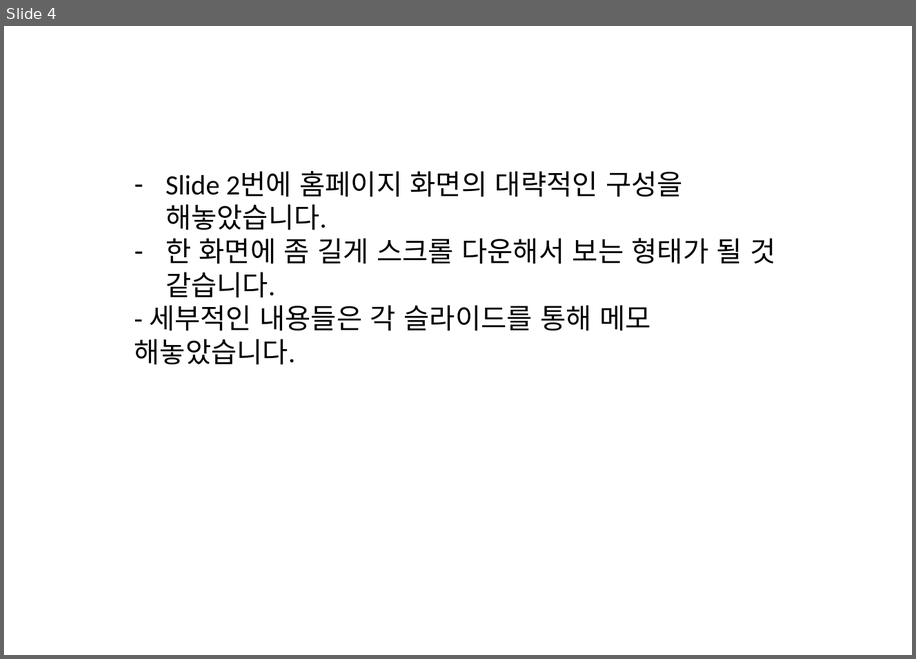
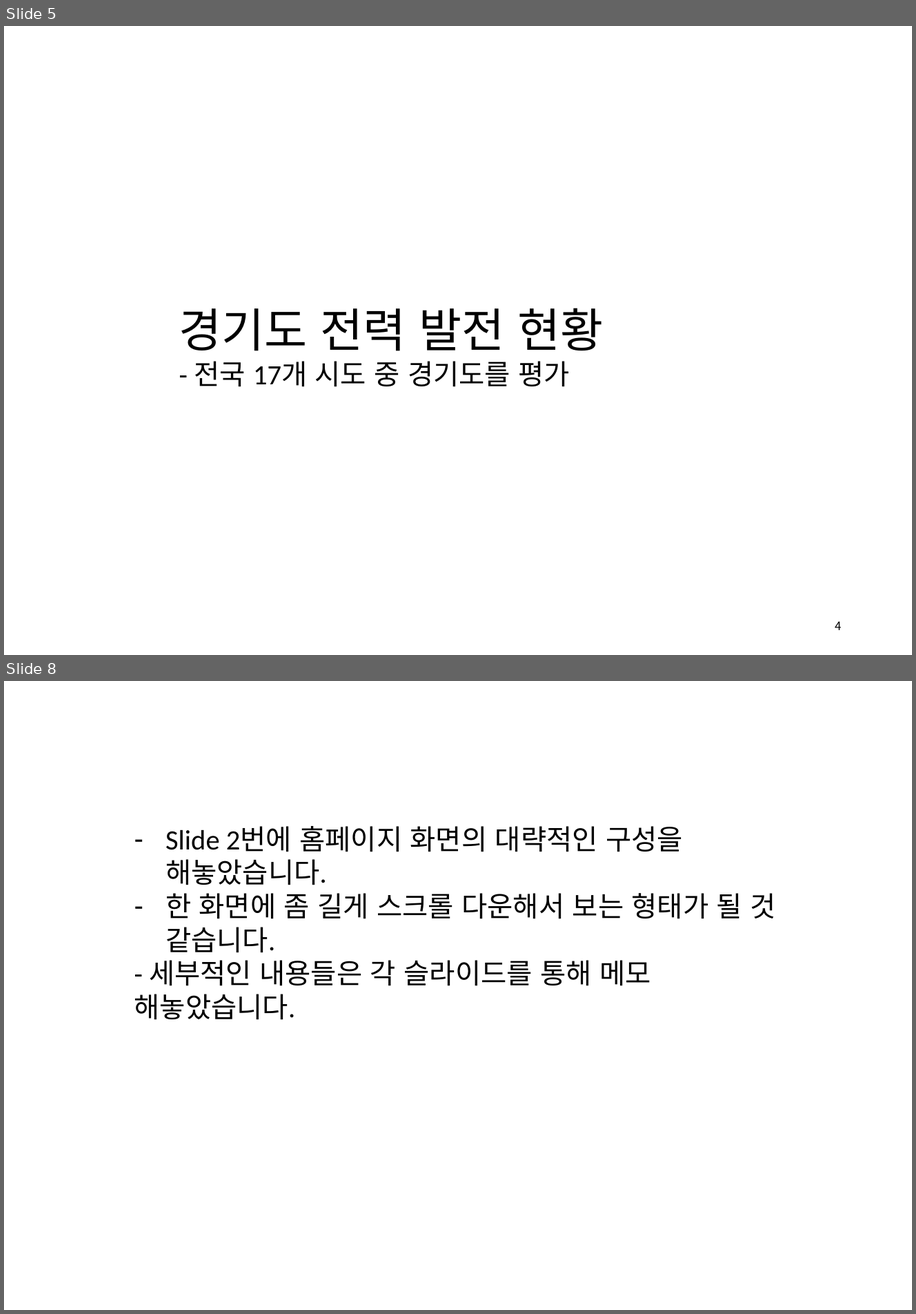
Before and after one commit to meandthey/platForm, a slide deck: 전력공급/전력공급현황_화면구성.pptx. Shown one above the other, each under a label of ours: slide 4 before the commit, slides 5 and 8 after it; the slides between them are not shown. The pictures are 916x659 and 916x1314 pixels, drawn with LibreOffice and Linux fonts; fonts in the diff are those of the drawing. Boxes give left, top, right and bottom in pixels: in the first picture for what was removed or moved away, otherwise in the second. Text is boxed around its words. In the diff, an @@ line names an element or a change of style, - is before the commit and + after.

```diff
--- a/전력공급/전력공급현황_화면구성.pptx
+++ b/전력공급/전력공급현황_화면구성.pptx
@@ slide 5 added at <box>4,26,912,655</box>, background #FFFFFF @@
@@ text added at <box>179,308,603,387</box>, 24 pt, text #000000 @@
+경기도 전력 발전 현황
+- 전국 17개 시도 중 경기도를 평가
@@ page number added at <box>835,621,841,630</box>, 10 pt, text #000000 @@
+4
@@ what was slide 4 is now slide 8 @@
```
Also in this commit, not shown: 6 other slides added, 4 slides removed, 3 other files.
